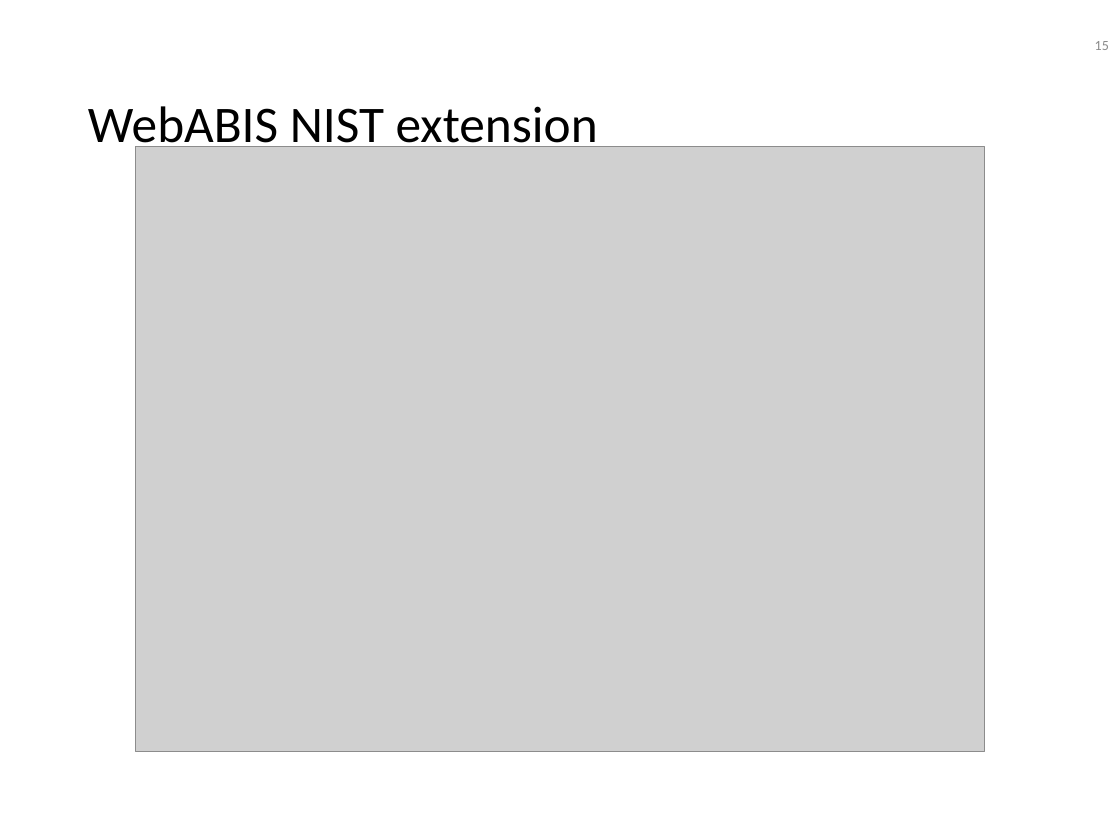
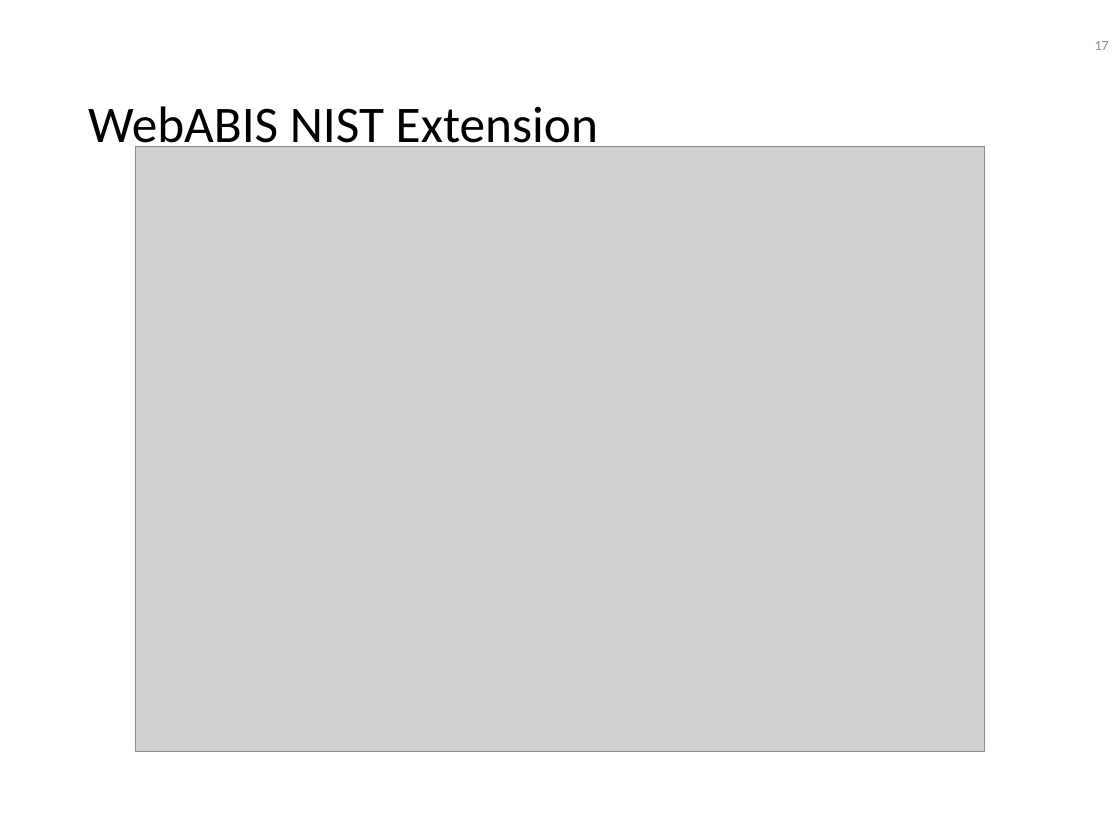
Before and after one commit to 4derstap/abis-deploy-ansible, a slide deck: slide 17 of docs/DermalogABISBEArchitectureEN.pptx (slide 15 before the commit). Drawn at 1120x840 pixels with LibreOffice and Linux fonts; fonts in the diff are those of the drawing; grey boxes stand for pictures; background and template pictures are left out. Boxes give left, top, right and bottom in pixels: in the first picture for what was removed or moved away, otherwise in the second. Text is boxed around its words. In the diff, an @@ line names an element or a change of style, - is before the commit and + after.

```diff
--- a/docs/DermalogABISBEArchitectureEN.pptx
+++ b/docs/DermalogABISBEArchitectureEN.pptx
@@ page number at [1095,41,1109,50]: text changed @@
-15
+17
@@ text at [88,106,598,155]: text changed @@
-WebABIS NIST extension
+WebABIS NIST Extension
```
Also in this commit, not shown: 8 other slides changed, 2 slides added, 4 other files.
